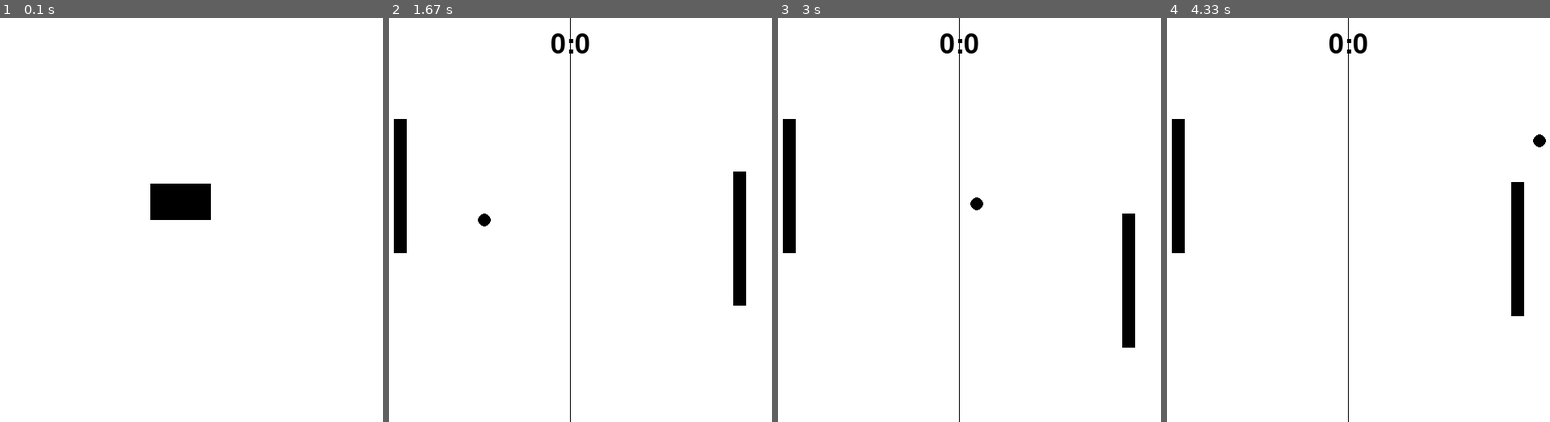
Above: before the commit, frames 1-4 (left to right).
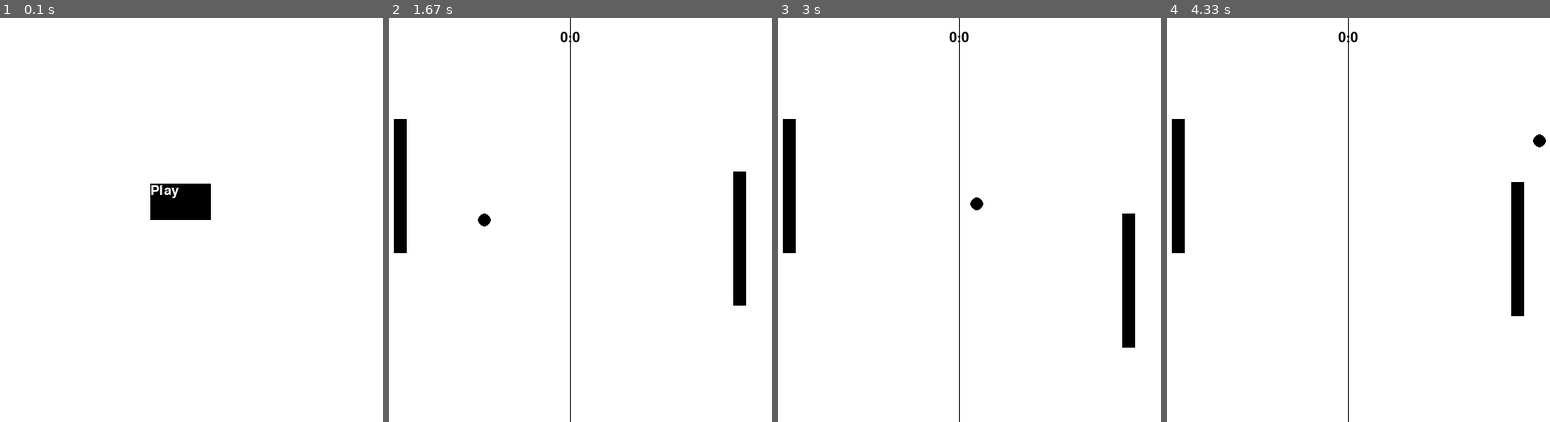
Above: after the commit, the same moments.

Repository: Chazz22/PygameTests
Game: pygame game, started from Pong.py
The game is run twice, just before and just after one commit, with the same random seed, the same clock (stepped at 60 frames per second) and the same inputs.
Inputs:
- Up to frame 1 (0.1 s): no input
- Up to frame 2 (1.67 s): click "Play" at 0.38 s; hold Up 0.67-1.13 s; hold Down 1.17-1.47 s; hold Up from 1.5 s (still down)
- Up to frame 3 (3 s): release Up at 1.87 s; hold Down 1.9-2.27 s; hold Up 2.3-2.6 s; hold Down 2.63-2.93 s; hold Up from 2.97 s (still down)
- Up to frame 4 (4.33 s): release Up at 3.33 s; hold Down 3.37-3.73 s; hold Up 3.77-4.07 s; hold Down from 4.1 s (still down)

The runs differ from the first frame. In frame 1, 0.1% of the frame differs, in the area x 39-47%, y 41-45%; in frame 2, 0.3%, in the area x 42-53%, y 3-9%; in frame 3, 0.3%; in frame 4, 0.3%.

Commit message:
Added menu functionality

Diff:
--- a/Pong.py
+++ b/Pong.py
@@ -78,7 +78,7 @@
 
 class BaseMenu(object):
 
-    def __init__(self, main, buttons, enabled=True):
+    def __init__(self, main, buttons, enabled=False):
         self.main = main
         self.buttons = buttons
         self.enabled = enabled
@@ -118,6 +118,16 @@
         BaseMenu.__init__(self, main, self.buttons)
 
 
+class PlayerSelectionMenu(BaseMenu):
+
+    def __init__(self, main):
+        self.main = main
+        self.buttons = ([Button(self.main, '1 Player', display_size // 2 - button_width / 2, display_size // 3)
+                         , Button(self.main, '2 Player', display_size // 2 - button_width / 2, (display_size // 3) + button_height * 1.2)
+                         , Button(self.main, '0 Player', display_size // 2 - button_width / 2, (display_size // 3) + 2 * button_height * 1.2)])
+        BaseMenu.__init__(self, main, self.buttons)
+
+
 class Button(object):
 
     def __init__(self, main, name, x, y):
@@ -136,7 +146,7 @@
         else:
             pygame.draw.rect(self.game_display, black, (self.x, self.y, button_width, button_height))
         text = self.font.render(self.name, True, white)
-        self.game_display.blit(text, ((self.x + button_width) - (text.get_rect().width // 2), (self.y + button_height) // 2))
+        self.game_display.blit(text, (self.x, self.y))
 
     def click(self):
         return self.name
@@ -177,7 +187,7 @@
         pygame.init()
         self.clock = pygame.time.Clock()
         pygame.font.init()
-        self.font = pygame.font.Font(None, display_size // 10)
+        self.font = pygame.font.Font(None, display_size // 20)
         self.game_display = pygame.display.set_mode((display_size, display_size))
         pygame.display.set_caption('Pong')
         pygame.mixer.init()
@@ -190,6 +200,7 @@
 
         self.hud = Hud(self)
         self.main_menu = MainMenu(self)
+        self.player_selection_menu = PlayerSelectionMenu(self)
 
         self.game_loop()
 
@@ -199,6 +210,8 @@
         self.ball.reset()
 
     def game_loop(self):
+
+        self.main_menu.enabled = True
 
         self.player1 = Paddle(self.game_display, ball_size * 2, display_size // 4, 0, paddle_speed)
         self.player2 = Paddle(self.game_display, display_size - (ball_size * 3), display_size // 4, 0, paddle_speed)
@@ -217,9 +230,13 @@
                     self.game_started = True
                 if event.type == pygame.MOUSEBUTTONDOWN:
                     if self.main_menu.check_click() == 'Play':
-                        self.game_started = True
+                        self.main_menu.enabled = False
+                        self.player_selection_menu.enabled = True
 
             self.game_display.fill(white)
+            if self.player_selection_menu.enabled:
+                self.player_selection_menu.check_hover()
+                self.player_selection_menu.draw()
             if self.main_menu.enabled:
                 self.main_menu.check_hover()
                 self.main_menu.draw()
